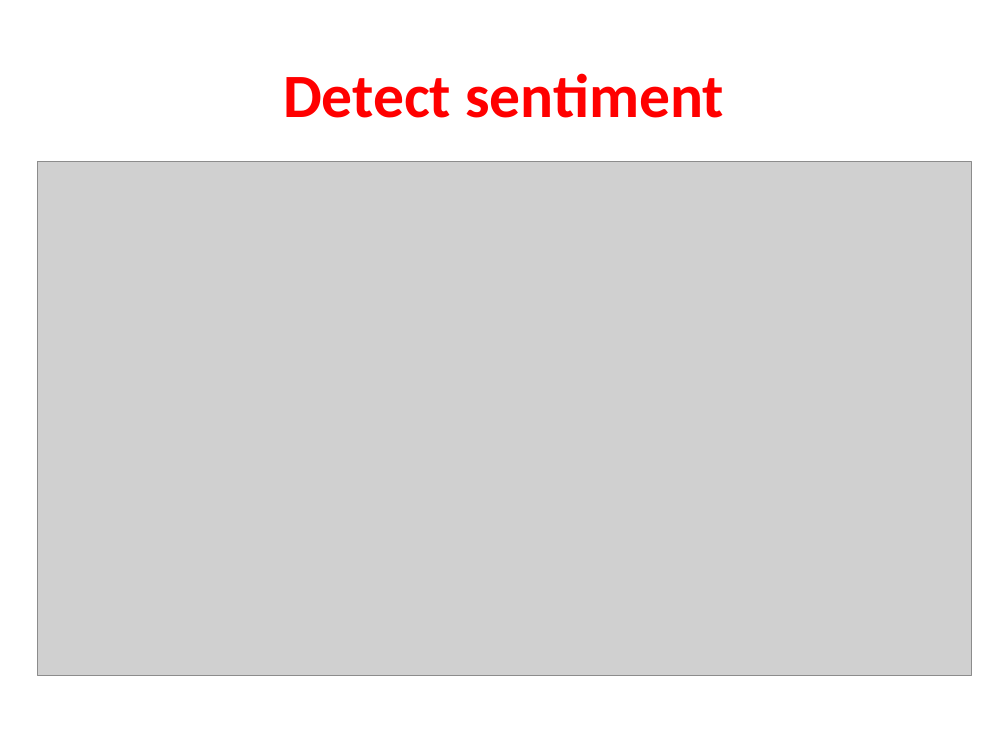
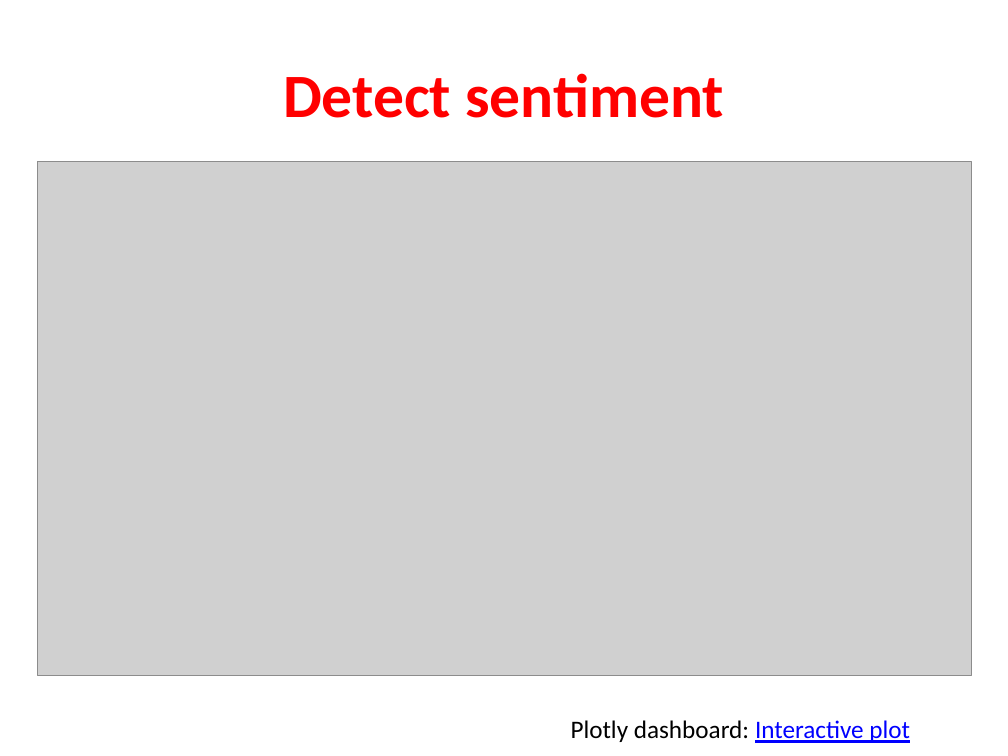
Before and after one commit to yangol/News_NLP_analysis, a slide deck: slide 5 of Presentation/NLP_pres_OY.pptx. Drawn at 1008x756 pixels with LibreOffice and Linux fonts; fonts in the diff are those of the drawing; grey boxes stand for pictures. Boxes give left, top, right and bottom in pixels: in the first picture for what was removed or moved away, otherwise in the second. Text is boxed around its words. In the diff, an @@ line names an element or a change of style, - is before the commit and + after.

Commit message:
added link to interactive plots

```diff
--- a/Presentation/NLP_pres_OY.pptx
+++ b/Presentation/NLP_pres_OY.pptx
@@ text added at (571,720,910,743), 18 pt, text #000000 @@
+Plotly dashboard: Interactive plot
```
Also in this commit, not shown: 1 other slide changed, 1 other file.
